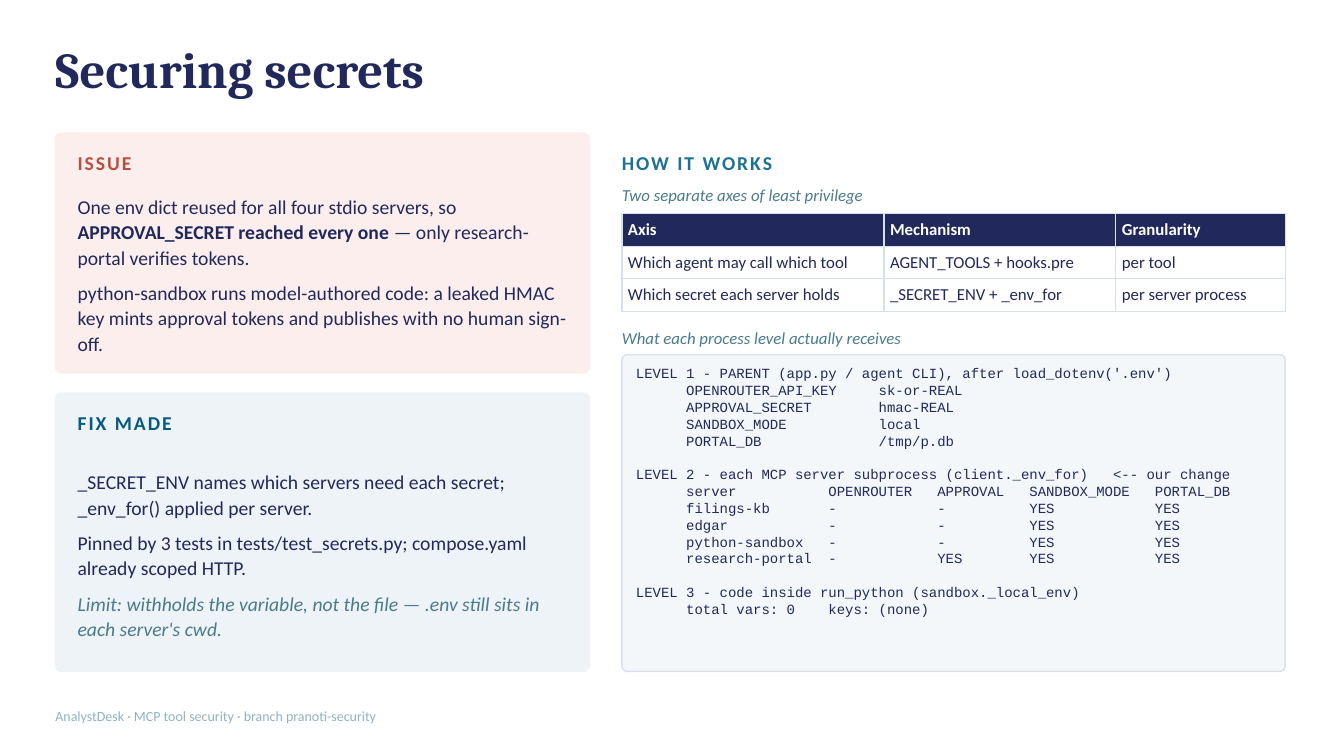
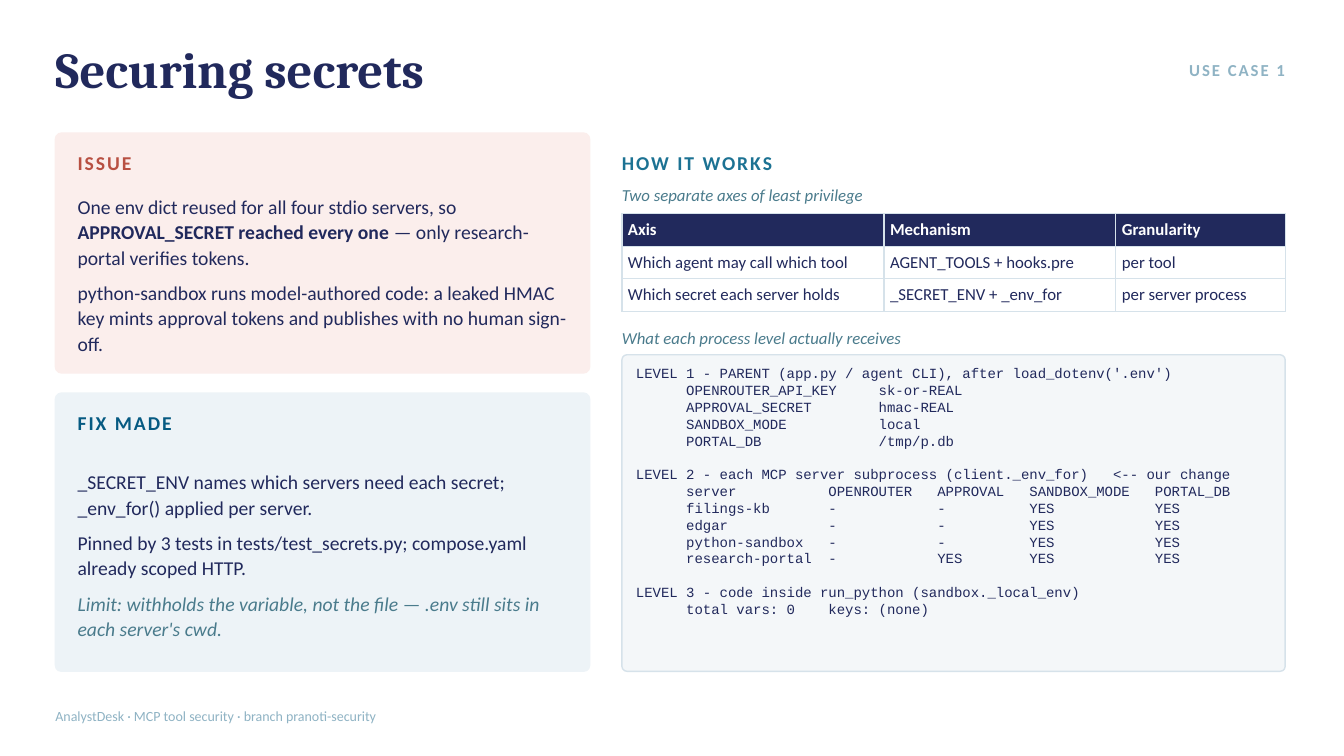
Before and after one commit to tshubhi24-dot/Capstone_IITB_2026, a slide deck: slide 1 of jayshree/analyst_desk/docs/presentation.pptx. Drawn at 1344x756 pixels with LibreOffice and Linux fonts; fonts in the diff are those of the drawing. Boxes give left, top, right and bottom in pixels: in the first picture for what was removed or moved away, otherwise in the second. Text is boxed around its words. In the diff, an @@ line names an element or a change of style, - is before the commit and + after.

```diff
--- a/jayshree/analyst_desk/docs/presentation.pptx
+++ b/jayshree/analyst_desk/docs/presentation.pptx
@@ text added at box(1189, 65, 1284, 76), 12 pt, text #8FB3C4, bold @@
+USE CASE 1
```
Also in this commit, not shown: 5 other slides changed, 9 slides added, 27 other files.
